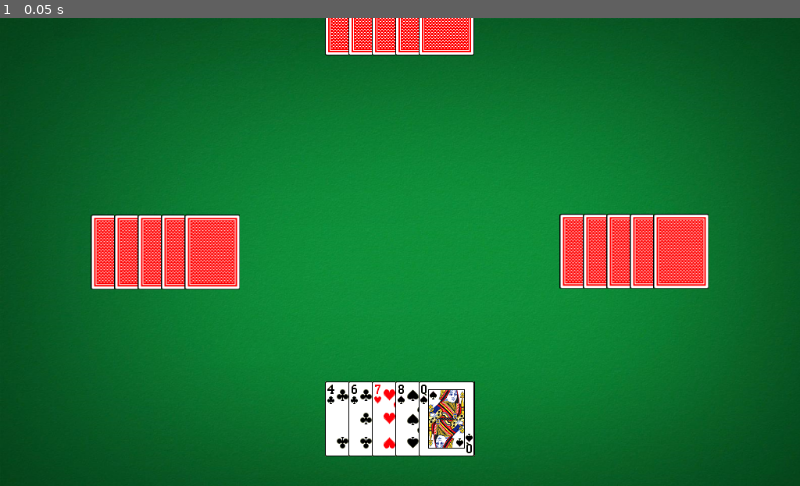
Above: before the commit, frame 1.
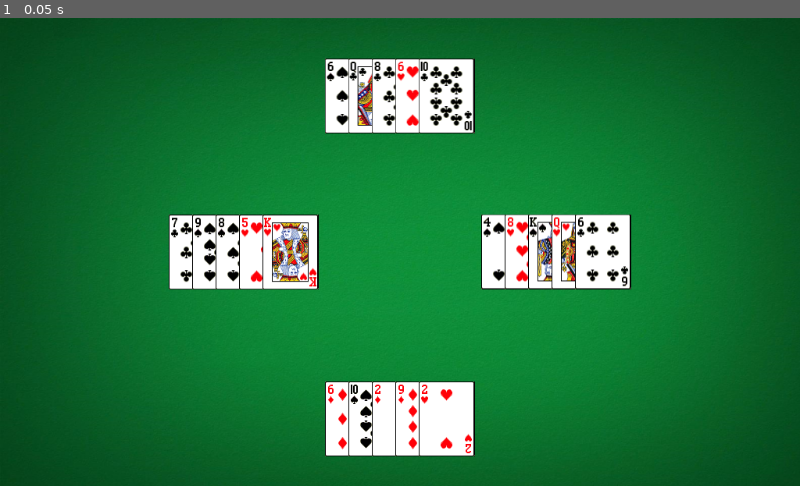
Above: after the commit, the same moment.

Repository: ssalanski/OhHell
Game: Godot game, scene res://Game.tscn
Two runs of this game, one before a commit and one after it. Both use one fixed random seed, a clock stepped at 60 frames per second and the inputs below.
Inputs:
- Up to frame 1 (0.05 s): no input

The runs differ from the first frame. In frame 1, 15% of the frame differs, in the area x 11-89%, y 0-94%.

Commit message:
deal a random hand to each player

Diff:
--- a/Game.gd
+++ b/Game.gd
@@ -6,30 +6,35 @@
 
 var players = []
 
+func _init():
+	randomize() # TODO: this may move elsewhere
+
 # Called when the node enters the scene tree for the first time.
 func _ready():
 	set_table()
+	deal_hand(5)
 
 func set_table():
 	var player = Hand.instance()
 	add_child(player)
 	players.append(player)
 	player.position = $MainPlayerAnchor.position
-	player.receive_card(3)
-	player.receive_card(5)
-	player.receive_card(32)
-	player.receive_card(46)
-	player.receive_card(50)
 	player.show_hand()
 	for i in range(1,num_players):
 		var otherPlayer = Hand.instance()
 		add_child(otherPlayer)
-		otherPlayer.position = Vector2(0,300).rotated(i*3.14/2) + Vector2(512,300)
-		otherPlayer.receive_card(3)
-		otherPlayer.receive_card(5)
-		otherPlayer.receive_card(32)
-		otherPlayer.receive_card(46)
-		otherPlayer.receive_card(50)
+		players.append(otherPlayer)
+		otherPlayer.position = Vector2(0,200).rotated(i*3.14/2) + Vector2(512,300)
+
+
+func deal_hand(num_cards):
+	var deck = range(0,52)
+	deck.shuffle()
+	for cardnum in range(num_cards):
+		for player in players:
+			player.receive_card(deck.pop_back())
+	for player in players:
+		player.show_hand()
 
 
 # Called every frame. 'delta' is the elapsed time since the previous frame.
